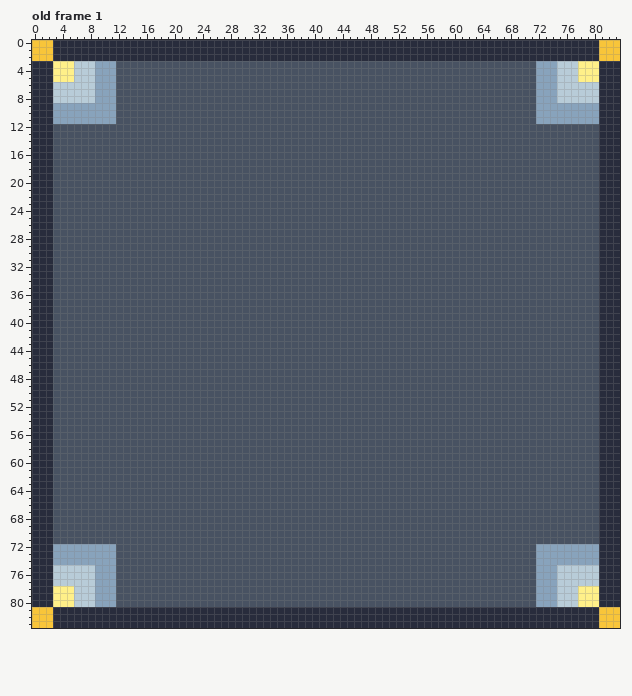
Pixel-art file -- Game/selectScreen/level.aseprite. Above is the file before it was changed.
84x84 pixels, 1 frame. Shown: old frame 1. The commit also changed other frames, which this record leaves out.
The same view after the edit:
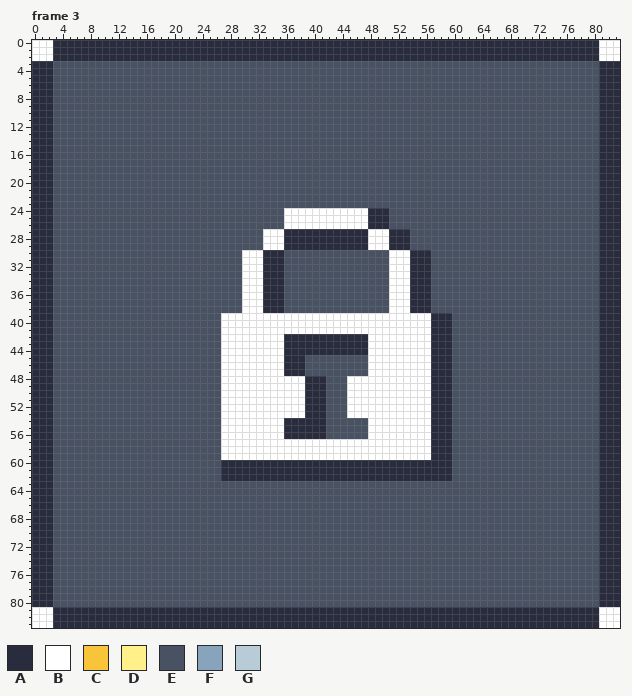
Palette (. is transparent): A #282c3c  B #ffffff  C #f8c53a  D #fff089  E #485262  F #88a3bc  G #b8ccd8
A new or re-ordered frame is compared with the old frame closest to it.
Edits made:
frames 1 -> 3
Frame 3 is new; against old frame 1:
Colour A replaces colour E in rows 24 to 26 at x 48 to 50; in rows 27 to 29 at x 36 to 47 and 51 to 53; in rows 30 to 38 at x 33 to 35 and 54 to 56; in rows 39 to 41 at x 57 to 59; in rows 42 to 44 at x 36 to 47 and 57 to 59; in rows 45 to 47 at x 36 to 38 and 57 to 59.
Colour A replaces colour E in rows 48 to 53 at x 39 to 41 and 57 to 59; in rows 54 to 56 at x 36 to 41 and 57 to 59; in rows 57 to 59 at x 57 to 59; in rows 60 to 62 at x 27 to 59.
Colour B replaces colour C in rows 0 to 2 at x 0 to 2 and 81 to 83; in rows 81 to 83 at x 0 to 2 and 81 to 83.
Colour B replaces colour E in rows 24 to 26 at x 36 to 47; in rows 27 to 29 at x 33 to 35 and 48 to 50; in rows 30 to 38 at x 30 to 32 and 51 to 53; in rows 39 to 41 at x 27 to 56; in rows 42 to 47 at x 27 to 35 and 48 to 56; in rows 48 to 53 at x 27 to 38 and 45 to 56.
Colour B replaces colour E in rows 54 to 56 at x 27 to 35 and 48 to 56; in rows 57 to 59 at x 27 to 56.
Colour E replaces colour D in rows 3 to 5 at x 3 to 5 and 78 to 80; in rows 78 to 80 at x 3 to 5 and 78 to 80.
Colour E replaces colour F in rows 3 to 8 at x 9 to 11 and 72 to 74; in rows 9 to 11 at x 3 to 11 and 72 to 80; in rows 72 to 74 at x 3 to 11 and 72 to 80; in rows 75 to 80 at x 9 to 11 and 72 to 74.
Colour E replaces colour G in rows 3 to 5 at x 6 to 8 and 75 to 77; in rows 6 to 8 at x 3 to 8 and 75 to 80; in rows 75 to 77 at x 3 to 8 and 75 to 80; in rows 78 to 80 at x 6 to 8 and 75 to 77.
